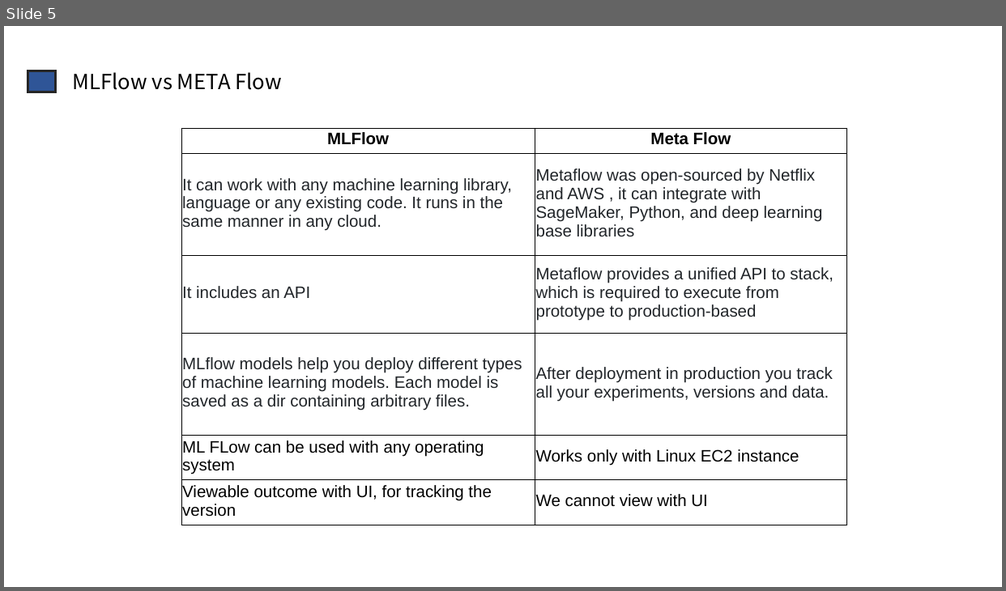
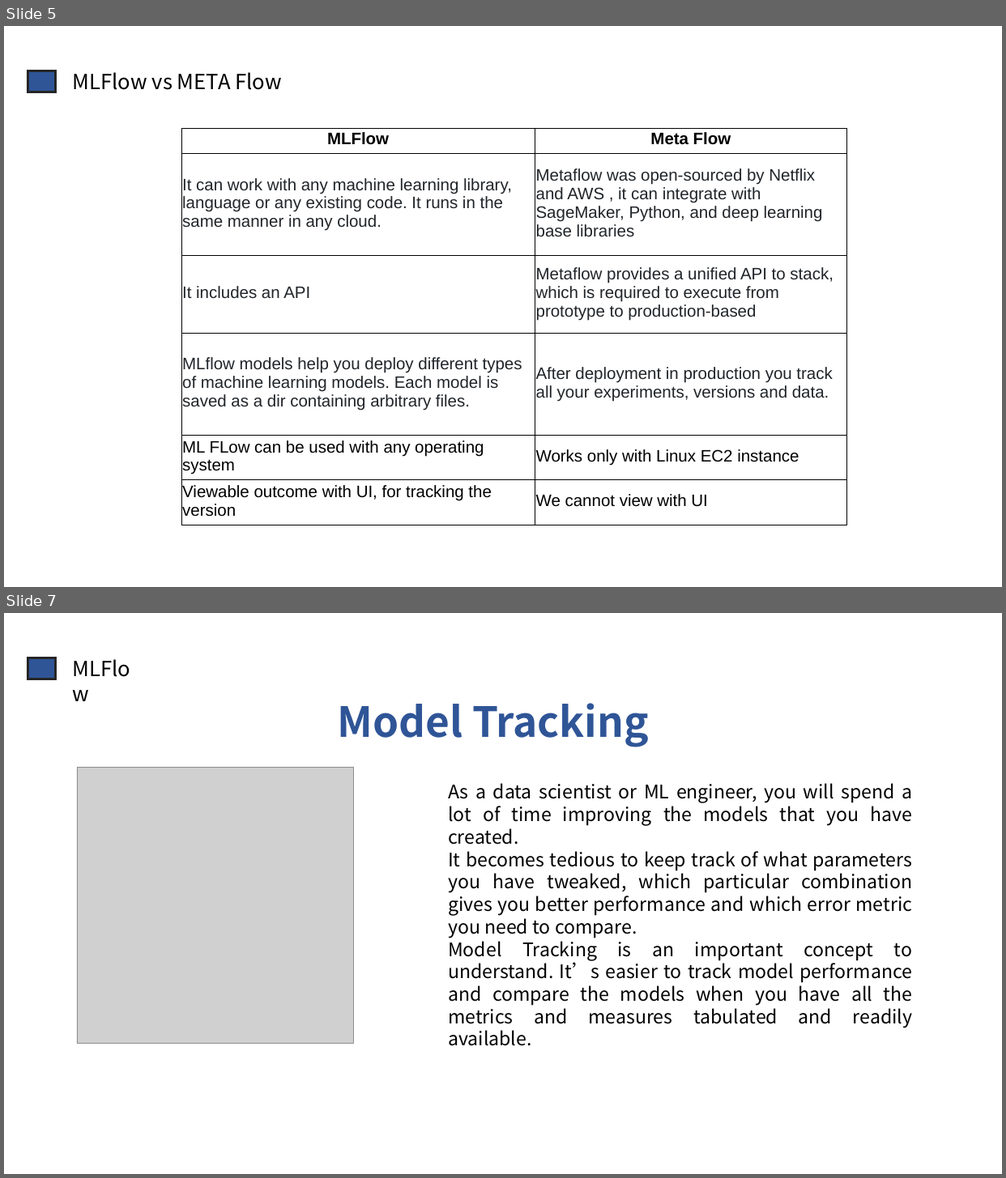
Before and after one commit to Meghashyamt/MLFlow, a slide deck: MFlow.pptx. Shown one above the other, each under a label of ours: slide 5 before the commit, slides 5 and 7 after it; the slides between them are not shown. The pictures are 1006x591 and 1006x1178 pixels, drawn with LibreOffice and Linux fonts; fonts in the diff are those of the drawing; grey boxes stand for pictures. Boxes give left, top, right and bottom in pixels: in the first picture for what was removed or moved away, otherwise in the second. Text is boxed around its words. In the diff, an @@ line names an element or a change of style, - is before the commit and + after.

```diff
--- a/MFlow.pptx
+++ b/MFlow.pptx
@@ slide 7 added at bbox=[4, 613, 1002, 1174], background #FFFFFF @@
@@ rectangle added at bbox=[28, 658, 56, 679], fill #2F5597, outline #262626 2.25 pt @@
@@ text added at bbox=[66, 652, 153, 685], 20 pt, text #000000 @@
+MLFlow
@@ text added at bbox=[338, 703, 649, 747], 40 pt, text #2F5597, bold @@
+Model Tracking
@@ picture added at bbox=[77, 767, 353, 1043] @@
@@ text added at bbox=[448, 783, 913, 1046], 18 pt, text #000000 @@
+As a data scientist or ML engineer, you will spend a lot of time improving the models that you have created.
+It becomes tedious to keep track of what parameters you have tweaked, which particular combination gives you better performance and which error metric you need to compare.
+Model Tracking is an important concept to understand. It’s easier to track model performance and compare the models when you have all the metrics and measures tabulated and readily available.
```
Also in this commit, not shown: 1 slide changed, 11 other slides added, 1 slide removed, 1 other file.
